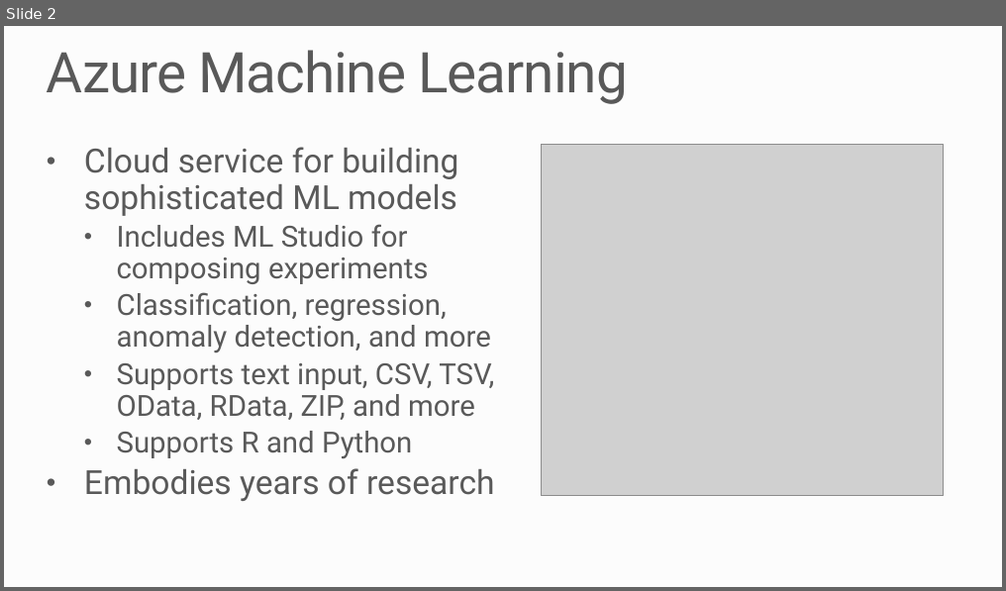
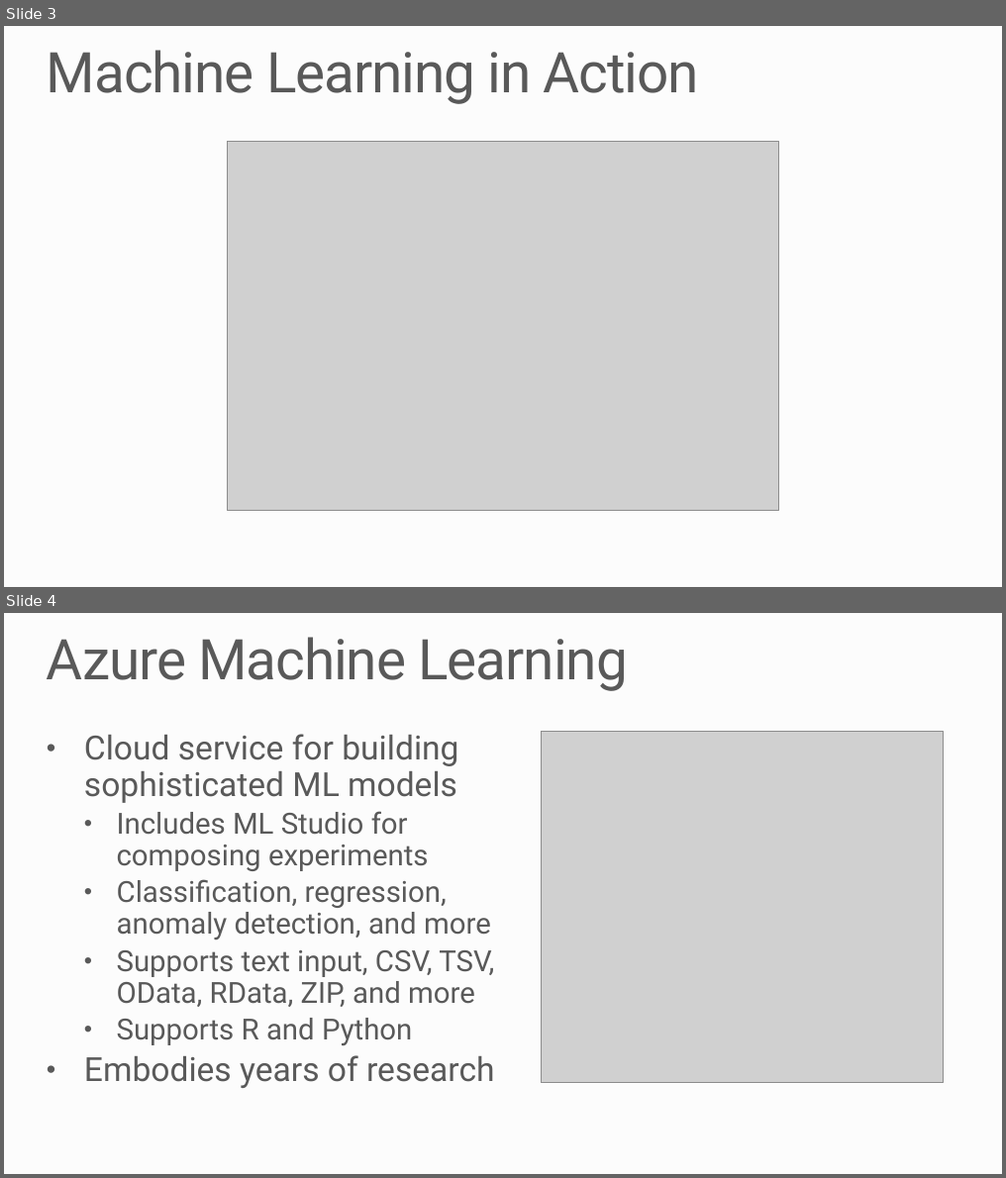
Before and after one commit to MSRConnections/Azure-training-course, a slide deck: Content/Machine Learning/Azure Machine Learning.pptx. Shown one above the other, each under a label of ours: slide 2 before the commit, slides 3 and 4 after it. The pictures are 1006x591 and 1006x1178 pixels, drawn with LibreOffice and Linux fonts; fonts in the diff are those of the drawing; grey boxes stand for pictures; background and template pictures are left out. Boxes give left, top, right and bottom in pixels: in the first picture for what was removed or moved away, otherwise in the second. Text is boxed around its words. In the diff, an @@ line names an element or a change of style, - is before the commit and + after.

```diff
--- a/Content/Machine Learning/Azure Machine Learning.pptx
+++ b/Content/Machine Learning/Azure Machine Learning.pptx
@@ slide 3 added at (4,26,1002,587), background #FCFCFC @@
@@ title added at (47,50,699,104), 54 pt, text #595959 @@
+Machine Learning in Action
@@ picture added at (227,141,779,510) @@
@@ what was slide 2 is now slide 4 @@
```
Also in this commit, not shown: 1 other slide added.
